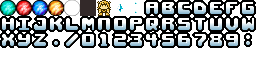
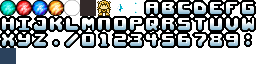
Layered file, before and after one edit (256x64). Changes by layer:
added layer "Clipboard #13" above "Clipboard #12" over left=0, top=48, right=16, bottom=64
